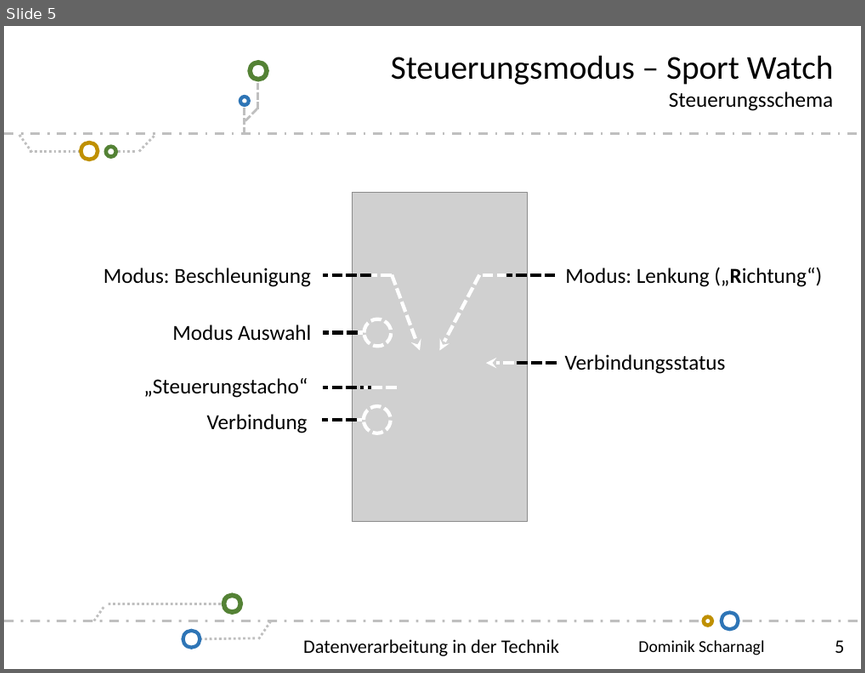
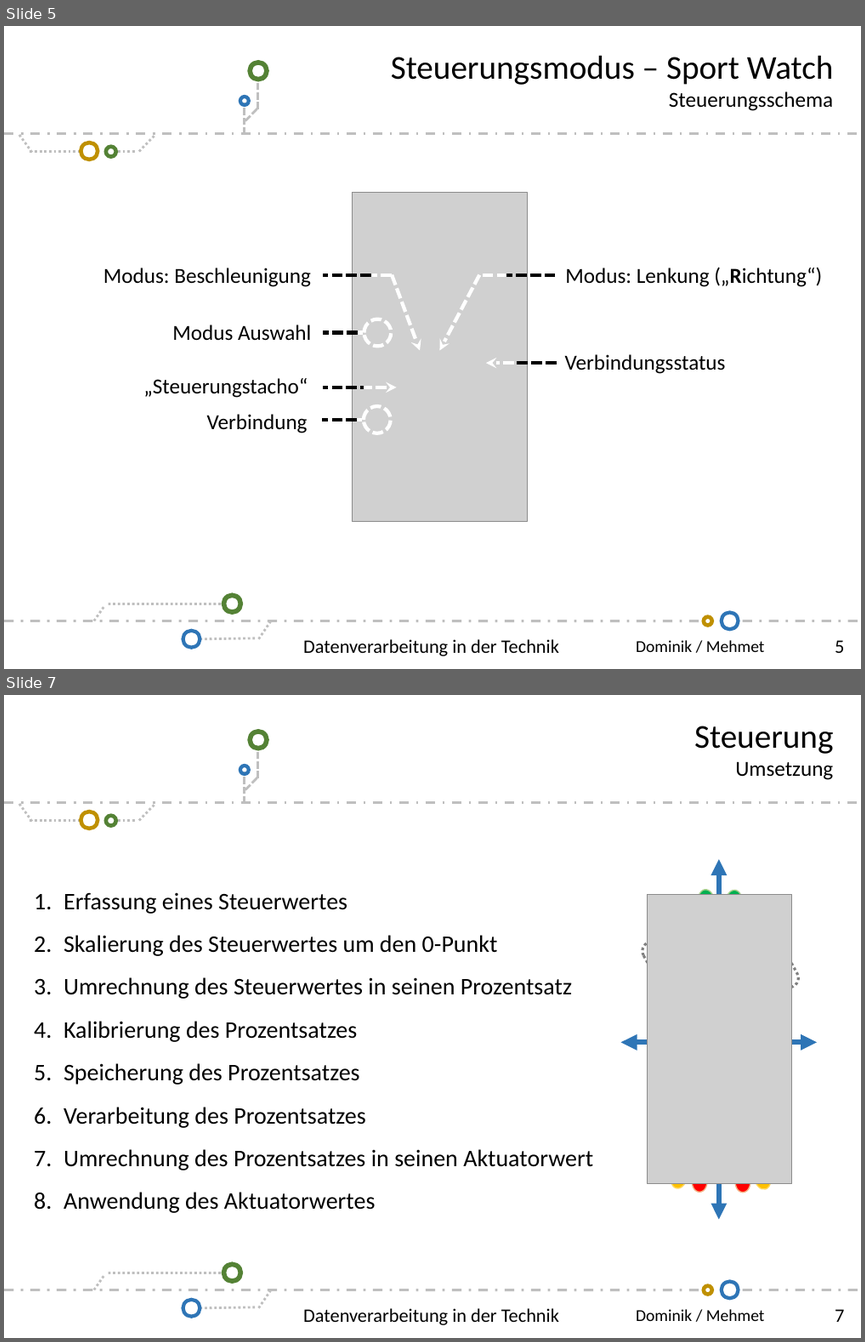
Before and after one commit to scd42636/DT_WS1718_02_StarCar, a slide deck: dokumentation/scd42636/Dominik-Scharnagl.pptx. Shown one above the other, each under a label of ours: slide 5 before the commit, slides 5 and 7 after it; the slides between them are not shown. The pictures are 865x673 and 865x1342 pixels, drawn with LibreOffice and Linux fonts; fonts in the diff are those of the drawing; grey boxes stand for pictures; background and template pictures are left out. Boxes give left, top, right and bottom in pixels: in the first picture for what was removed or moved away, otherwise in the second. Text is boxed around its words. In the diff, an @@ line names an element or a change of style, - is before the commit and + after.

```diff
--- a/dokumentation/scd42636/Dominik-Scharnagl.pptx
+++ b/dokumentation/scd42636/Dominik-Scharnagl.pptx
@@ slide 7 added at bbox=[4, 695, 861, 1338], background #FFFFFF; not listed: 24 template elements that a slide beside it also shows @@
@@ text added at bbox=[694, 726, 833, 780], 28 pt, text #000000 @@
+Steuerung
+Umsetzung
@@ double arrow added from (719, 1219) to (719, 860), #2E75B6 4.5 pt @@
@@ text added at bbox=[64, 892, 593, 1213], 20 pt, text #000000 @@
+1. Erfassung eines Steuerwertes
+2. Skalierung des Steuerwertes um den 0-Punkt
+3. Umrechnung des Steuerwertes in seinen Prozentsatz
+4. Kalibrierung des Prozentsatzes
+5. Speicherung des Prozentsatzes
+6. Verarbeitung des Prozentsatzes
+7. Umrechnung des Prozentsatzes in seinen Aktuatorwert
+8. Anwendung des Aktuatorwertes
@@ picture added at bbox=[647, 894, 792, 1184] @@
@@ chord (boxed as its full ellipse) added at bbox=[698, 889, 715, 911], fill #00B050, outline #A9D18E 1 pt @@
@@ chord (boxed as its full ellipse) added at bbox=[725, 889, 743, 911], fill #00B050, outline #A9D18E 1 pt @@
@@ rounded rectangle added at bbox=[639, 939, 680, 991], outline #808080 2.25 pt dashed @@
@@ rounded rectangle added at bbox=[762, 939, 802, 992], outline #808080 2.25 pt dashed @@
@@ double arrow added from (621, 1042) to (817, 1042), #2E75B6 4.5 pt @@
@@ chord (boxed as its full ellipse) added at bbox=[669, 1167, 688, 1190], fill #FFC000, outline #FFD966 1 pt @@
@@ chord (boxed as its full ellipse) added at bbox=[692, 1172, 707, 1191], fill #FF0000, outline #F4B183 1 pt @@
@@ chord (boxed as its full ellipse) added at bbox=[735, 1173, 750, 1192], fill #FF0000, outline #F4B183 1 pt @@
@@ chord (boxed as its full ellipse) added at bbox=[752, 1168, 773, 1191], fill #FFC000, outline #FFD966 1 pt @@
@@ text added at bbox=[303, 1308, 559, 1325], 16 pt, text #000000 @@
+Datenverarbeitung in der Technik
@@ slide 5 changed as well @@
@@ line (397, 387) - (364, 387): line to arrow @@
@@ text at bbox=[636, 640, 765, 652]: text changed @@
-Dominik Scharnagl
+Dominik / Mehmet
```
Also in this commit, not shown: 10 other slides changed, 1 other slide added, 1 slide removed.
